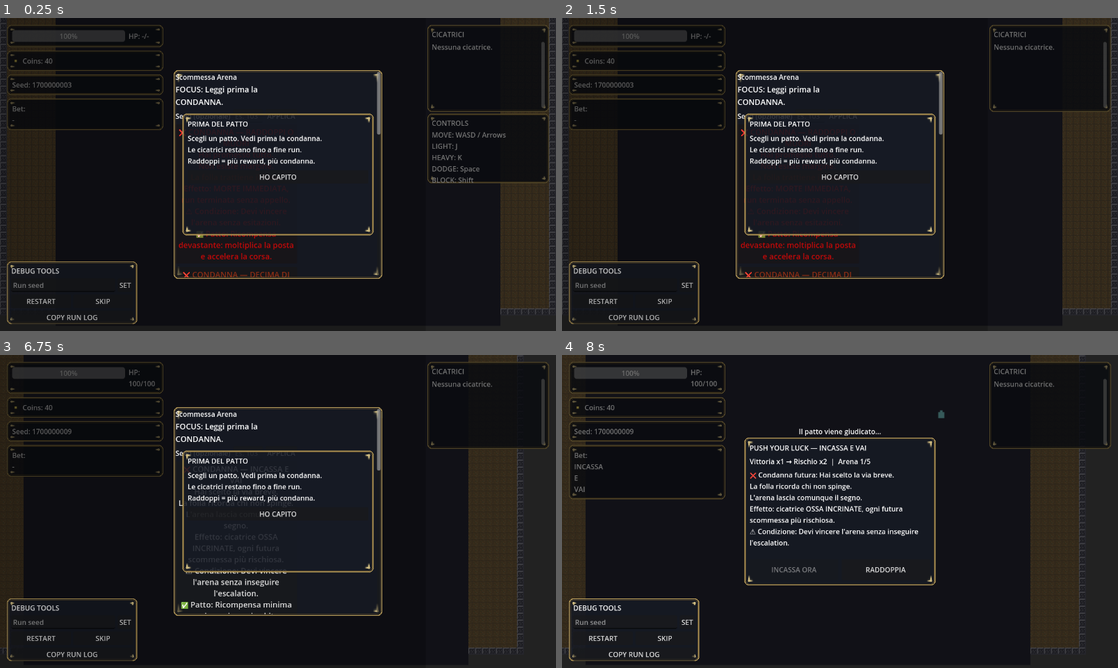
Above: before the commit, frames 1-4 (two rows, left to right).
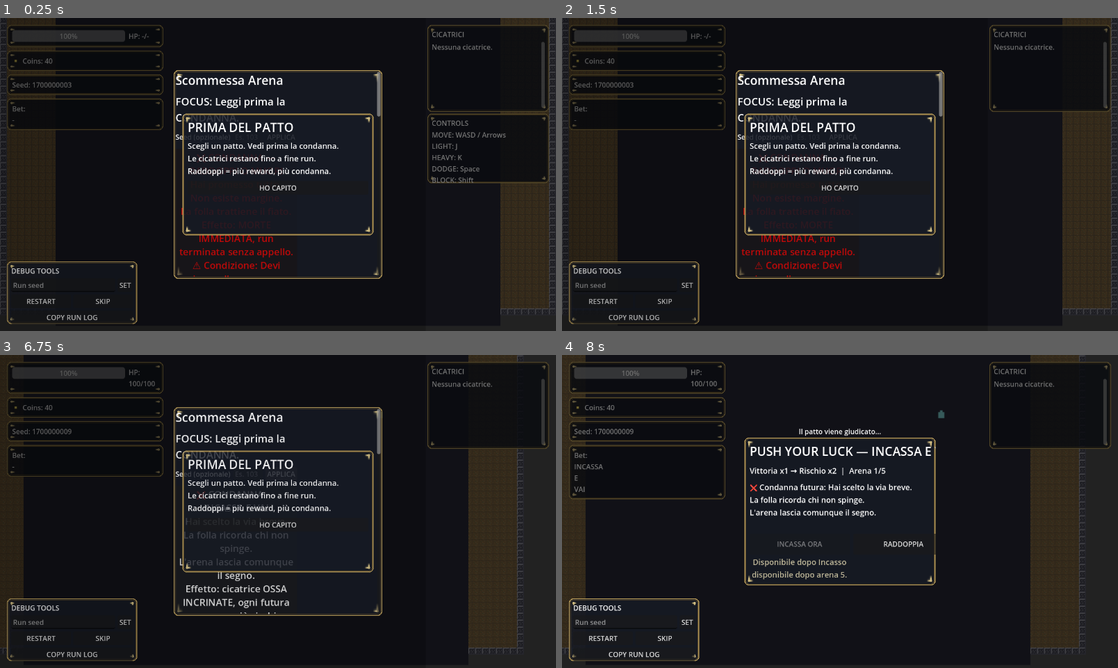
Above: after the commit, the same moments.

Repository: Faratas410/Gallicus-2.0
Game: Godot game, scene res://scenes/Main.tscn
Two runs of this game, one before a commit and one after it. Both use one fixed random seed, a clock stepped at 60 frames per second and the inputs below.
Inputs (mouse positions are in pixels of both pictures, inside the frame that each line leads up to):
- Up to frame 1 (0.25 s): no input
- Up to frame 2 (1.5 s): click (623, 284) at 0.52 s; type "12" at 0.6 s; click "RESTART" at 1.25 s
- Up to frame 3 (6.75 s): click "RESTART" at 2 s; click "RESTART" at 2.75 s; click "SKIP" at 3.5 s; click "SKIP" at 4.25 s; click "SET" at 5 s; click "COPY RUN LOG" at 5.75 s; click "APPLICA" at 6.5 s
- Up to frame 4 (8 s): click "❌ CONDANNA — INCASSA E VAI Ha…" at 7.25 s

The runs differ from the first frame. In frame 1, 3.6% of the frame differs, in the area x 31-69%, y 18-83%; in frame 2, 3.6%; in frame 3, 3.9%; in frame 4, 3.4%.

Commit message:
Polish UI modals and typography

Diff:
--- a/scenes/UI.tscn
+++ b/scenes/UI.tscn
@@ -359,10 +359,12 @@
 theme_override_constants/separation = 10
 
 [node name="OnboardingTitle" type="Label" parent="Modals/OnboardingModal/OnboardingPanel/OnboardingVBox"]
+theme_override_font_sizes/font_size = 28
 text = "PRIMA DEL PATTO"
 
 [node name="OnboardingText" type="Label" parent="Modals/OnboardingModal/OnboardingPanel/OnboardingVBox"]
 autowrap_mode = 2
+theme_override_font_sizes/font_size = 18
 text = "Scegli un patto. Vedi prima la condanna.\nLe cicatrici restano fino a fine run.\nRaddoppi = più reward, più condanna."
 
 [node name="OnboardingButton" type="Button" parent="Modals/OnboardingModal/OnboardingPanel/OnboardingVBox"]
@@ -419,13 +421,16 @@
 offset_top = 0.0
 offset_right = 0.0
 offset_bottom = 0.0
+theme_override_constants/separation = 12
 
 [node name="BetTitle" type="Label" parent="Modals/BetModal/BetPanel/BetScroll/BetVBox"]
+theme_override_font_sizes/font_size = 28
 text = "Scommessa Arena"
 
 [node name="SpecialArenaLabel" type="Label" parent="Modals/BetModal/BetPanel/BetScroll/BetVBox"]
 visible = false
 autowrap_mode = 2
+theme_override_font_sizes/font_size = 18
 text = "ARENA SPECIALE"
 
 [node name="CondannaFocusLabel" type="Label" parent="Modals/BetModal/BetPanel/BetScroll/BetVBox"]
@@ -434,7 +439,7 @@
 size_flags_horizontal = 3
 size_flags_vertical = 3
 clip_text = false
-theme_override_font_sizes/font_size = 18
+theme_override_font_sizes/font_size = 24
 text = "FOCUS: Leggi prima la CONDANNA."
 
 [node name="SeedRow" type="HBoxContainer" parent="Modals/BetModal/BetPanel/BetScroll/BetVBox"]
@@ -464,7 +469,7 @@
 
 [node name="BetButtons" type="VBoxContainer" parent="Modals/BetModal/BetPanel/BetScroll/BetVBox"]
 size_flags_horizontal = 3
-theme_override_constants/separation = 8
+theme_override_constants/separation = 12
 
 [node name="BetWinButton" type="Button" parent="Modals/BetModal/BetPanel/BetScroll/BetVBox/BetButtons"]
 custom_minimum_size = Vector2(0, 56)
@@ -500,14 +505,28 @@
 
 [node name="BuyTokenRow" type="HBoxContainer" parent="Modals/BetModal/BetPanel/BetScroll/BetVBox"]
 size_flags_horizontal = 3
-
-[node name="BuyTokenButton" type="Button" parent="Modals/BetModal/BetPanel/BetScroll/BetVBox/BuyTokenRow"]
+theme_override_constants/separation = 10
+
+[node name="BuyTokenVBox" type="VBoxContainer" parent="Modals/BetModal/BetPanel/BetScroll/BetVBox/BuyTokenRow"]
+size_flags_horizontal = 3
+theme_override_constants/separation = 4
+
+[node name="BuyTokenButton" type="Button" parent="Modals/BetModal/BetPanel/BetScroll/BetVBox/BuyTokenRow/BuyTokenVBox"]
 custom_minimum_size = Vector2(0, 40)
 size_flags_horizontal = 3
 text = "BUY TOKEN (100c)"
 
+[node name="BuyTokenNote" type="Label" parent="Modals/BetModal/BetPanel/BetScroll/BetVBox/BuyTokenRow/BuyTokenVBox"]
+visible = false
+horizontal_alignment = 1
+autowrap_mode = 2
+theme_override_font_sizes/font_size = 18
+modulate = Color(0.75, 0.72, 0.6, 1)
+text = "Disponibile dopo questa arena."
+
 [node name="BuyTokenInfo" type="Label" parent="Modals/BetModal/BetPanel/BetScroll/BetVBox/BuyTokenRow"]
 autowrap_mode = 2
+theme_override_font_sizes/font_size = 18
 text = "x1"
 
 [node name="PushLuckModal" type="Control" parent="Modals"]
@@ -549,13 +568,15 @@
 offset_top = 12.0
 offset_right = -12.0
 offset_bottom = -12.0
-theme_override_constants/separation = 8
+theme_override_constants/separation = 12
 
 [node name="PushLuckTitle" type="Label" parent="Modals/PushLuckModal/PushLuckPanel/PushLuckVBox"]
+theme_override_font_sizes/font_size = 28
 text = "PUSH YOUR LUCK"
 
 [node name="PushLuckInfo" type="Label" parent="Modals/PushLuckModal/PushLuckPanel/PushLuckVBox"]
 autowrap_mode = 2
+theme_override_font_sizes/font_size = 18
 text = "Incassa ora o raddoppia il rischio"
 
 [node name="PushLuckDetails" type="Label" parent="Modals/PushLuckModal/PushLuckPanel/PushLuckVBox"]
@@ -563,21 +584,46 @@
 size_flags_horizontal = 3
 size_flags_vertical = 3
 clip_text = true
+theme_override_font_sizes/font_size = 18
 text = ""
 
 [node name="PushLuckButtons" type="HBoxContainer" parent="Modals/PushLuckModal/PushLuckPanel/PushLuckVBox"]
 size_flags_horizontal = 3
 theme_override_constants/separation = 8
 
-[node name="PushLuckCashoutButton" type="Button" parent="Modals/PushLuckModal/PushLuckPanel/PushLuckVBox/PushLuckButtons"]
+[node name="PushLuckCashoutBox" type="VBoxContainer" parent="Modals/PushLuckModal/PushLuckPanel/PushLuckVBox/PushLuckButtons"]
+size_flags_horizontal = 3
+theme_override_constants/separation = 4
+
+[node name="PushLuckCashoutButton" type="Button" parent="Modals/PushLuckModal/PushLuckPanel/PushLuckVBox/PushLuckButtons/PushLuckCashoutBox"]
 custom_minimum_size = Vector2(0, 48)
 size_flags_horizontal = 3
 text = "INCASSA ORA"
 
-[node name="PushLuckDoubleButton" type="Button" parent="Modals/PushLuckModal/PushLuckPanel/PushLuckVBox/PushLuckButtons"]
+[node name="PushLuckCashoutNote" type="Label" parent="Modals/PushLuckModal/PushLuckPanel/PushLuckVBox/PushLuckButtons/PushLuckCashoutBox"]
+visible = false
+horizontal_alignment = 1
+autowrap_mode = 2
+theme_override_font_sizes/font_size = 18
+modulate = Color(0.75, 0.72, 0.6, 1)
+text = "Disponibile dopo questa arena."
+
+[node name="PushLuckDoubleBox" type="VBoxContainer" parent="Modals/PushLuckModal/PushLuckPanel/PushLuckVBox/PushLuckButtons"]
+size_flags_horizontal = 3
+theme_override_constants/separation = 4
+
+[node name="PushLuckDoubleButton" type="Button" parent="Modals/PushLuckModal/PushLuckPanel/PushLuckVBox/PushLuckButtons/PushLuckDoubleBox"]
 custom_minimum_size = Vector2(0, 48)
 size_flags_horizontal = 3
 text = "RADDOPPIA"
+
+[node name="PushLuckDoubleNote" type="Label" parent="Modals/PushLuckModal/PushLuckPanel/PushLuckVBox/PushLuckButtons/PushLuckDoubleBox"]
+visible = false
+horizontal_alignment = 1
+autowrap_mode = 2
+theme_override_font_sizes/font_size = 18
+modulate = Color(0.75, 0.72, 0.6, 1)
+text = "Disponibile dopo questa arena."
 
 [node name="ScarsDetailPanel" type="Panel" parent="Modals"]
 visible = false
@@ -604,6 +650,7 @@
 theme_override_constants/separation = 8
 
 [node name="ScarsDetailTitle" type="Label" parent="Modals/ScarsDetailPanel/ScarsDetailVBox"]
+theme_override_font_sizes/font_size = 28
 text = "DETTAGLIO CICATRICI"
 
 [node name="ScarsDetailText" type="Label" parent="Modals/ScarsDetailPanel/ScarsDetailVBox"]
@@ -651,9 +698,10 @@
 offset_top = 12.0
 offset_right = -12.0
 offset_bottom = -12.0
+theme_override_constants/separation = 10
 
 [node name="GameOverTitle" type="Label" parent="Modals/GameOverModal/GameOverPanel/GameOverVBox"]
-theme_override_font_sizes/font_size = 30
+theme_override_font_sizes/font_size = 28
 text = "RUN FAILED"
 
 [node name="GameOverEpilogue" type="Label" parent="Modals/GameOverModal/GameOverPanel/GameOverVBox"]
@@ -668,9 +716,11 @@
 [node name="GameOverMeta" type="Label" parent="Modals/GameOverModal/GameOverPanel/GameOverVBox"]
 visible = false
 autowrap_mode = 2
+theme_override_font_sizes/font_size = 18
 text = ""
 
 [node name="GameOverHint" type="Label" parent="Modals/GameOverModal/GameOverPanel/GameOverVBox"]
+theme_override_font_sizes/font_size = 18
 text = "Vuoi riprovare?"
 
 [node name="RestartButton" type="Button" parent="Modals/GameOverModal/GameOverPanel/GameOverVBox"]
--- a/scripts/ui/ui_root.gd
+++ b/scripts/ui/ui_root.gd
@@ -1,6 +1,7 @@
 extends CanvasLayer
 
 const FAST_SELECTION_SECONDS: int = 12
+const MODAL_FADE_SECONDS: float = 0.2
 
 @onready var coins_label: Label = get_node_or_null("HUD/SafeMargin/TopRow/LeftColumn/CoinsRow/CoinsContent/CoinsLabel") as Label
 @onready var tokens_label: Label = get_node_or_null("HUD/SafeMargin/TopRow/LeftColumn/TokensRow/TokensLabel") as Label
@@ -13,8 +14,9 @@
 @onready var seed_label: Label = get_node_or_null("HUD/SafeMargin/TopRow/LeftColumn/SeedRow/SeedLabel") as Label
 @onready var bet_modal: Control = _req("Modals/BetModal") as Control
 @onready var bet_panel: Panel = _req("Modals/BetModal/BetPanel") as Panel
-@onready var buy_token_button: Button = get_node_or_null("Modals/BetModal/BetPanel/BetScroll/BetVBox/BuyTokenRow/BuyTokenButton") as Button
+@onready var buy_token_button: Button = get_node_or_null("Modals/BetModal/BetPanel/BetScroll/BetVBox/BuyTokenRow/BuyTokenVBox/BuyTokenButton") as Button
 @onready var buy_token_info: Label = get_node_or_null("Modals/BetModal/BetPanel/BetScroll/BetVBox/BuyTokenRow/BuyTokenInfo") as Label
+@onready var buy_token_note: Label = get_node_or_null("Modals/BetModal/BetPanel/BetScroll/BetVBox/BuyTokenRow/BuyTokenVBox/BuyTokenNote") as Label
 @onready var coins_icon: TextureRect = get_node_or_null("HUD/SafeMargin/TopRow/LeftColumn/CoinsRow/CoinsContent/CoinIcon") as TextureRect
 @onready var tokens_icon: TextureRect = get_node_or_null("HUD/SafeMargin/TopRow/LeftColumn/TokensRow/TokenIcon") as TextureRect
 @onready var modal_dimmer: ColorRect = get_node_or_null("Modals/ModalDimmer") as ColorRect
@@ -47,8 +49,10 @@
 @onready var push_luck_title: Label = get_node_or_null("Modals/PushLuckModal/PushLuckPanel/PushLuckVBox/PushLuckTitle") as Label
 @onready var push_luck_info: Label = get_node_or_null("Modals/PushLuckModal/PushLuckPanel/PushLuckVBox/PushLuckInfo") as Label
 @onready var push_luck_details: Label = get_node_or_null("Modals/PushLuckModal/PushLuckPanel/PushLuckVBox/PushLuckDetails") as Label
-@onready var push_luck_cashout_button: Button = get_node_or_null("Modals/PushLuckModal/PushLuckPanel/PushLuckVBox/PushLuckButtons/PushLuckCashoutButton") as Button
-@onready var push_luck_double_button: Button = get_node_or_null("Modals/PushLuckModal/PushLuckPanel/PushLuckVBox/PushLuckButtons/PushLuckDoubleButton") as Button
+@onready var push_luck_cashout_button: Button = get_node_or_null("Modals/PushLuckModal/PushLuckPanel/PushLuckVBox/PushLuckButtons/PushLuckCashoutBox/PushLuckCashoutButton") as Button
+@onready var push_luck_cashout_note: Label = get_node_or_null("Modals/PushLuckModal/PushLuckPanel/PushLuckVBox/PushLuckButtons/PushLuckCashoutBox/PushLuckCashoutNote") as Label
+@onready var push_luck_double_button: Button = get_node_or_null("Modals/PushLuckModal/PushLuckPanel/PushLuckVBox/PushLuckButtons/PushLuckDoubleBox/PushLuckDoubleButton") as Button
+@onready var push_luck_double_note: Label = get_node_or_null("Modals/PushLuckModal/PushLuckPanel/PushLuckVBox/PushLuckButtons/PushLuckDoubleBox/PushLuckDoubleNote") as Label
 @onready var game_over_title: Label = get_node_or_null("Modals/GameOverModal/GameOverPanel/GameOverVBox/GameOverTitle") as Label
 @onready var game_over_epilogue: Label = get_node_or_null("Modals/GameOverModal/GameOverPanel/GameOverVBox/GameOverEpilogue") as Label
 @onready var game_over_scars: Label = get_node_or_null("Modals/GameOverModal/GameOverPanel/GameOverVBox/GameOverScars") as Label
@@ -96,6 +100,10 @@
 var _popup_tween: Tween = null
 var _scar_popup_tween: Tween = null
 var _arena_resolution_tween: Tween = null
+var _bet_modal_fade_tween: Tween = null
+var _onboarding_modal_fade_tween: Tween = null
+var _push_luck_modal_fade_tween: Tween = null
+var _game_over_modal_fade_tween: Tween = null
 var _last_level: int = 1
 var _last_tokens: int = 0
 var _xp_anim_tween: Tween = null
@@ -413,6 +421,8 @@
 		buy_token_button.text = "BUY TOKEN"
 		if buy_token_info != null:
 			buy_token_info.text = "-"
+		if buy_token_note != null:
+			buy_token_note.visible = false
 		return
 
 	var cost: int = 100
@@ -432,9 +442,16 @@
 		coins = int(manager.call("get_coins"))
 
 	buy_token_button.text = "BUY TOKEN (%dc)" % cost
-	buy_token_button.disabled = coins < cost
+	var disabled: bool = coins < cost
+	buy_token_button.disabled = disabled
 	if buy_token_info != null:
 		buy_token_info.text = "Coins: %d" % coins
+	if buy_token_note != null:
+		if disabled:
+			buy_token_note.text = "Disponibile con %dc." % cost
+			buy_token_note.visible = true
+		else:
+			buy_token_note.visible = false
 
 func _animate_xp_bar(xp: int, xp_to_next: int) -> void:
 	if xp_bar == null:
@@ -1045,12 +1062,15 @@
 		var arena_target: int = int(_last_finale_stats.get("arena_target", 0))
 		var arena_count: int = int(_last_finale_stats.get("arena_count", 0))
 		var scar_count: int = _last_finale_scars.size()
-		lines.append("Arene: %d | Cashout: %d | Double: %d | Cicatrici: %d" % [
+		lines.append("Hai affrontato %d arene, hai raddoppiato %d volte e hai scelto di incassare %d volte." % [
 			arena_count,
+			doubles,
 			cashouts,
-			doubles,
-			scar_count,
 		])
+		lines.append("Arene: %d" % arena_count)
+		lines.append("Raddoppi: %d" % doubles)
+		lines.append("Incassi: %d" % cashouts)
+		lines.append("Cicatrici: %d" % scar_count)
 		lines.append("Escalation max: %d" % max_escalation)
 		if arena_target > 0:
 			lines.append("Arene: %d/%d" % [arena_count, arena_target])
@@ -1109,12 +1129,30 @@
 			push_luck_cashout_button.tooltip_text = "Disponibile dopo %s" % cashout_reason
 		else:
 			push_luck_cashout_button.tooltip_text = ""
+	if push_luck_cashout_note != null:
+		if cashout_locked:
+			var note_text: String = "Disponibile dopo questa arena."
+			if cashout_reason != "":
+				note_text = "Disponibile dopo %s." % cashout_reason
+			push_luck_cashout_note.text = note_text
+			push_luck_cashout_note.visible = true
+		else:
+			push_luck_cashout_note.visible = false
 	if push_luck_double_button != null:
 		push_luck_double_button.disabled = double_locked
 		if double_locked and double_reason != "":
 			push_luck_double_button.tooltip_text = "Disponibile dopo %s" % double_reason
 		else:
 			push_luck_double_button.tooltip_text = ""
+	if push_luck_double_note != null:
+		if double_locked:
+			var note_text: String = "Disponibile dopo questa arena."
+			if double_reason != "":
+				note_text = "Disponibile dopo %s." % double_reason
+			push_luck_double_note.text = note_text
+			push_luck_double_note.visible = true
+		else:
+			push_luck_double_note.visible = false
 	_set_push_luck_modal(true)
 
 func _on_push_luck_closed() -> void:
@@ -1307,7 +1345,7 @@
 	button.size_flags_horizontal = Control.SIZE_EXPAND_FILL
 	button.size_flags_vertical = Control.SIZE_EXPAND_FILL
 	button.autowrap_mode = TextServer.AUTOWRAP_WORD_SMART
-	button.add_theme_font_size_override("font_size", 18)
+	button.add_theme_font_size_override("font_size", 22)
 	button.text = _format_bet_button_text(bet_id, bet)
 	button.disabled = false
 	button.mouse_filter = Control.MOUSE_FILTER_STOP
@@ -1449,11 +1487,44 @@
 		return bet_id
 	return str(bet.get("name", bet_id))
 
+func _fade_modal(panel: CanvasItem, modal: Control, active: bool, tween: Tween) -> Tween:
+	if panel == null or modal == null:
+		if modal != null:
+			modal.visible = active
+		if panel != null:
+			panel.visible = active
+		return tween
+	if tween != null and tween.is_valid():
+		tween.kill()
+	if active:
+		modal.visible = true
+		panel.visible = true
+		panel.modulate.a = 0.0
+		tween = create_tween()
+		tween.set_trans(Tween.TRANS_LINEAR)
+		tween.set_ease(Tween.EASE_IN_OUT)
+		tween.tween_property(panel, "modulate:a", 1.0, MODAL_FADE_SECONDS)
+	else:
+		if not panel.visible:
+			modal.visible = false
+			return tween
+		tween = create_tween()
+		tween.set_trans(Tween.TRANS_LINEAR)
+		tween.set_ease(Tween.EASE_IN_OUT)
+		tween.tween_property(panel, "modulate:a", 0.0, MODAL_FADE_SECONDS)
+		tween.tween_callback(Callable(self, "_on_modal_fade_out_complete").bind(panel, modal))
+	return tween
+
+func _on_modal_fade_out_complete(panel: CanvasItem, modal: Control) -> void:
+	if panel != null:
+		panel.visible = false
+		panel.modulate.a = 1.0
+	if modal != null:
+		modal.visible = false
+	_refresh_modal_dimmer()
+
 func _set_bet_modal(active: bool) -> void:
-	if bet_modal != null:
-		bet_modal.visible = active
-	if bet_panel != null:
-		bet_panel.visible = active
+	_bet_modal_fade_tween = _fade_modal(bet_panel, bet_modal, active, _bet_modal_fade_tween)
 	if active:
 		if GameEvents.has_signal("modal_opened"):
 			GameEvents.modal_opened.emit("bet")
@@ -1464,18 +1535,12 @@
 	get_viewport().gui_release_focus()
 
 func _set_onboarding_modal(active: bool) -> void:
-	if onboarding_modal != null:
-		onboarding_modal.visible = active
-	if onboarding_panel != null:
-		onboarding_panel.visible = active
+	_onboarding_modal_fade_tween = _fade_modal(onboarding_panel, onboarding_modal, active, _onboarding_modal_fade_tween)
 	_refresh_modal_dimmer()
 	get_viewport().gui_release_focus()
 
 func _set_push_luck_modal(active: bool) -> void:
-	if push_luck_modal != null:
-		push_luck_modal.visible = active
-	if push_luck_panel != null:
-		push_luck_panel.visible = active
+	_push_luck_modal_fade_tween = _fade_modal(push_luck_panel, push_luck_modal, active, _push_luck_modal_fade_tween)
 	if active:
 		if GameEvents.has_signal("modal_opened"):
 			GameEvents.modal_opened.emit("push_luck")
@@ -1486,10 +1551,7 @@
 	get_viewport().gui_release_focus()
 
 func _set_game_over_modal(active: bool) -> void:
-	if game_over_modal != null:
-		game_over_modal.visible = active
-	if game_over_panel != null:
-		game_over_panel.visible = active
+	_game_over_modal_fade_tween = _fade_modal(game_over_panel, game_over_modal, active, _game_over_modal_fade_tween)
 	if active:
 		if GameEvents.has_signal("modal_opened"):
 			GameEvents.modal_opened.emit("ending")
